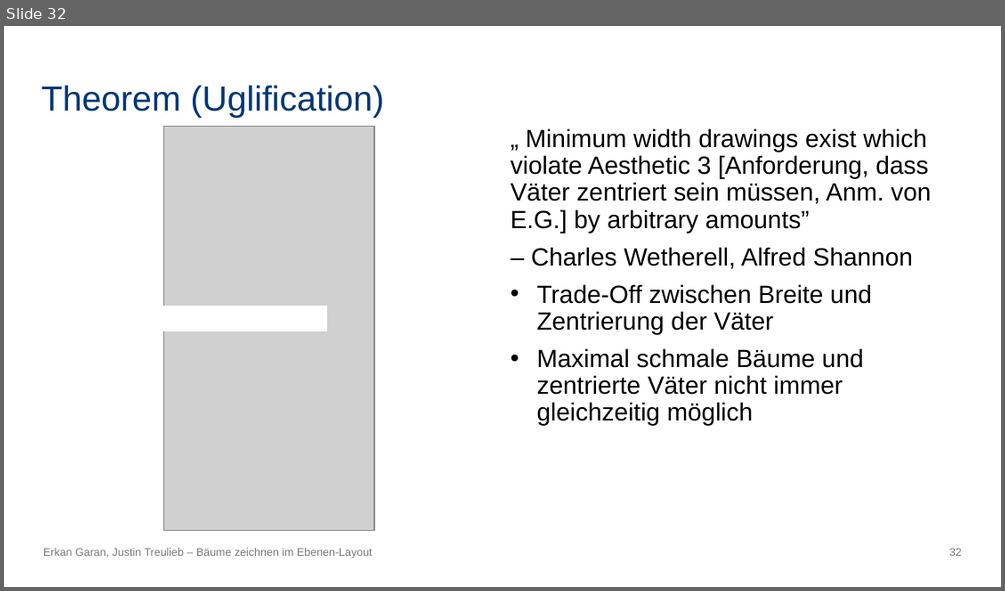
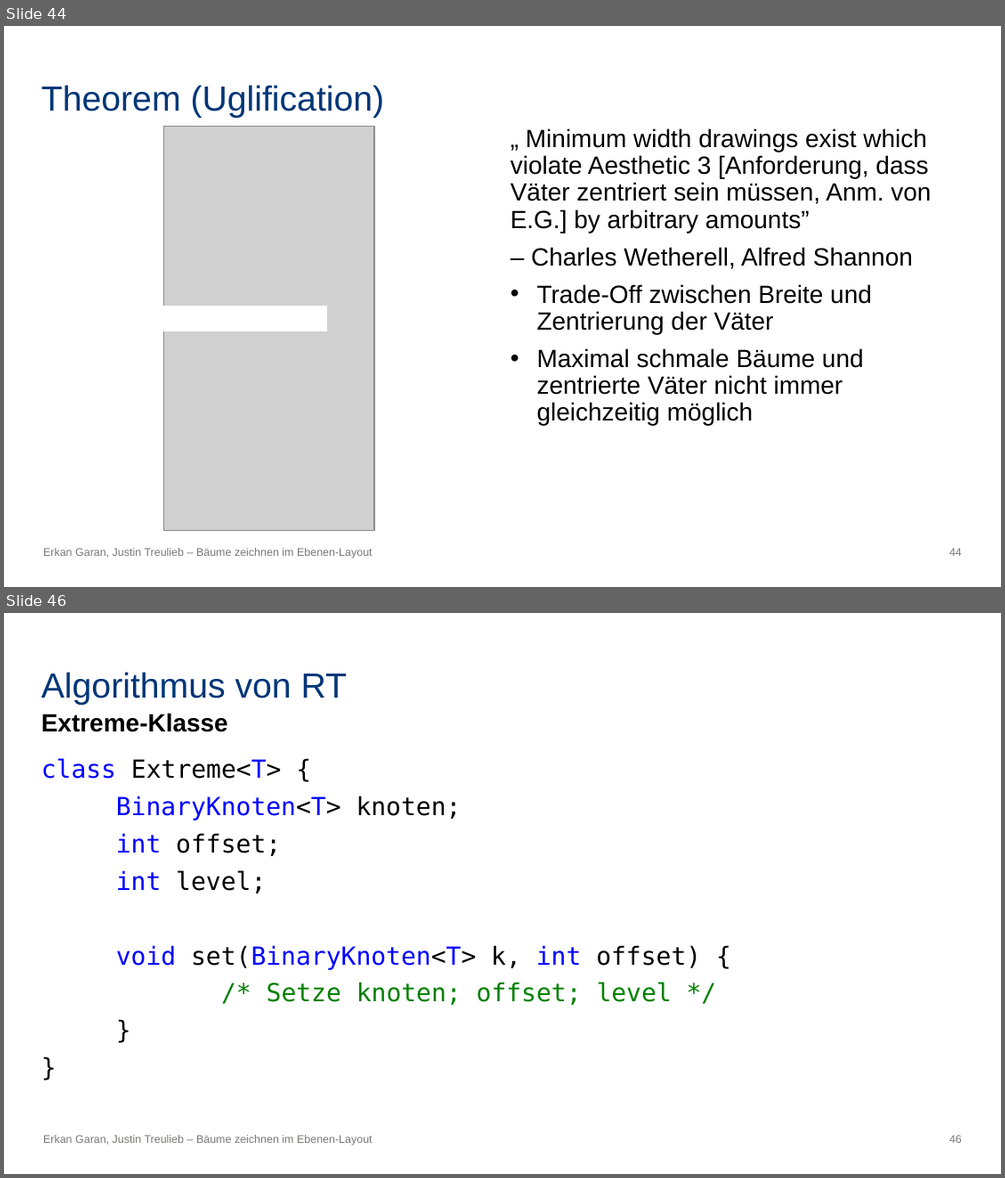
Before and after one commit to erkangrn/Praxsiprojekt, a slide deck: Powerpoint/Bäume zeichnen im Ebenen-Layout.pptx. Shown one above the other, each under a label of ours: slide 32 before the commit, slides 44 and 46 after it; the slides between them are not shown. The pictures are 1005x591 and 1005x1178 pixels, drawn with LibreOffice and Linux fonts; fonts in the diff are those of the drawing; grey boxes stand for pictures. Boxes give left, top, right and bottom in pixels: in the first picture for what was removed or moved away, otherwise in the second. Text is boxed around its words. In the diff, an @@ line names an element or a change of style, - is before the commit and + after.

```diff
--- a/Powerpoint/Bäume zeichnen im Ebenen-Layout.pptx
+++ b/Powerpoint/Bäume zeichnen im Ebenen-Layout.pptx
@@ slide 46 added at box(4, 613, 1001, 1174), background #FFFFFF; not listed: 1 template element that a slide beside it also shows @@
@@ title added at box(41, 672, 347, 705), 25.2 pt, text #003677 @@
+Algorithmus von RT
@@ text added at box(41, 713, 228, 732), 18 pt, text #000000, bold @@
+Extreme-Klasse
@@ text added at box(41, 758, 701, 1005), 18 pt, text #000000 @@
+class Extreme<T> {
+BinaryKnoten<T> knoten;
+int offset;
+int level;
+void set(BinaryKnoten<T> k, int offset) {
+/* Setze knoten; offset; level */
+}
+}
@@ text added at box(43, 1135, 372, 1145), 8 pt, text #777776 @@
+Erkan Garan, Justin Treulieb – Bäume zeichnen im Ebenen-Layout
@@ what was slide 32 is now slide 44 @@
@@ page number at box(949, 548, 962, 556): text changed @@
-32
+44
```
Also in this commit, not shown: 19 other slides added.
